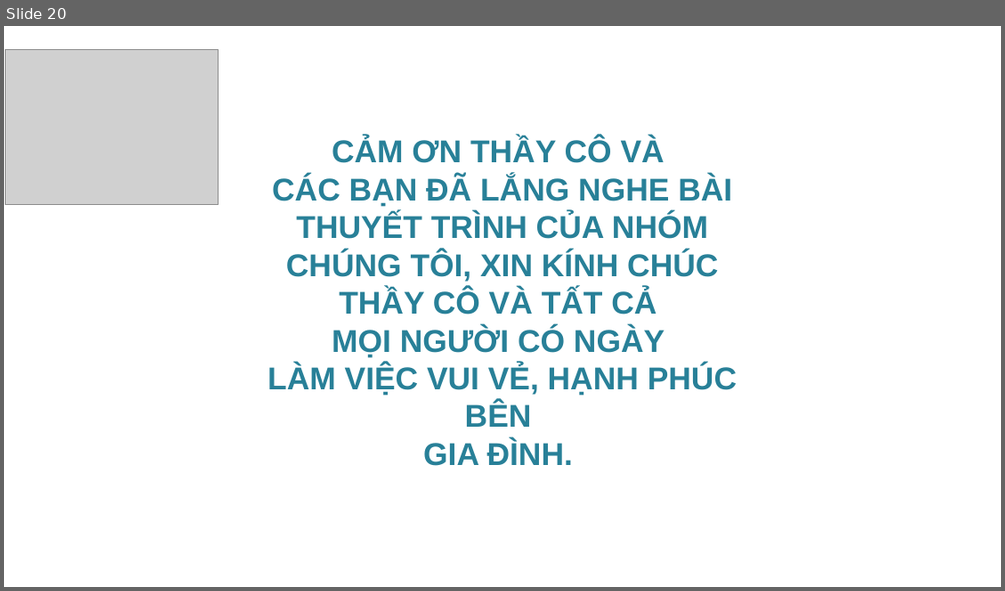
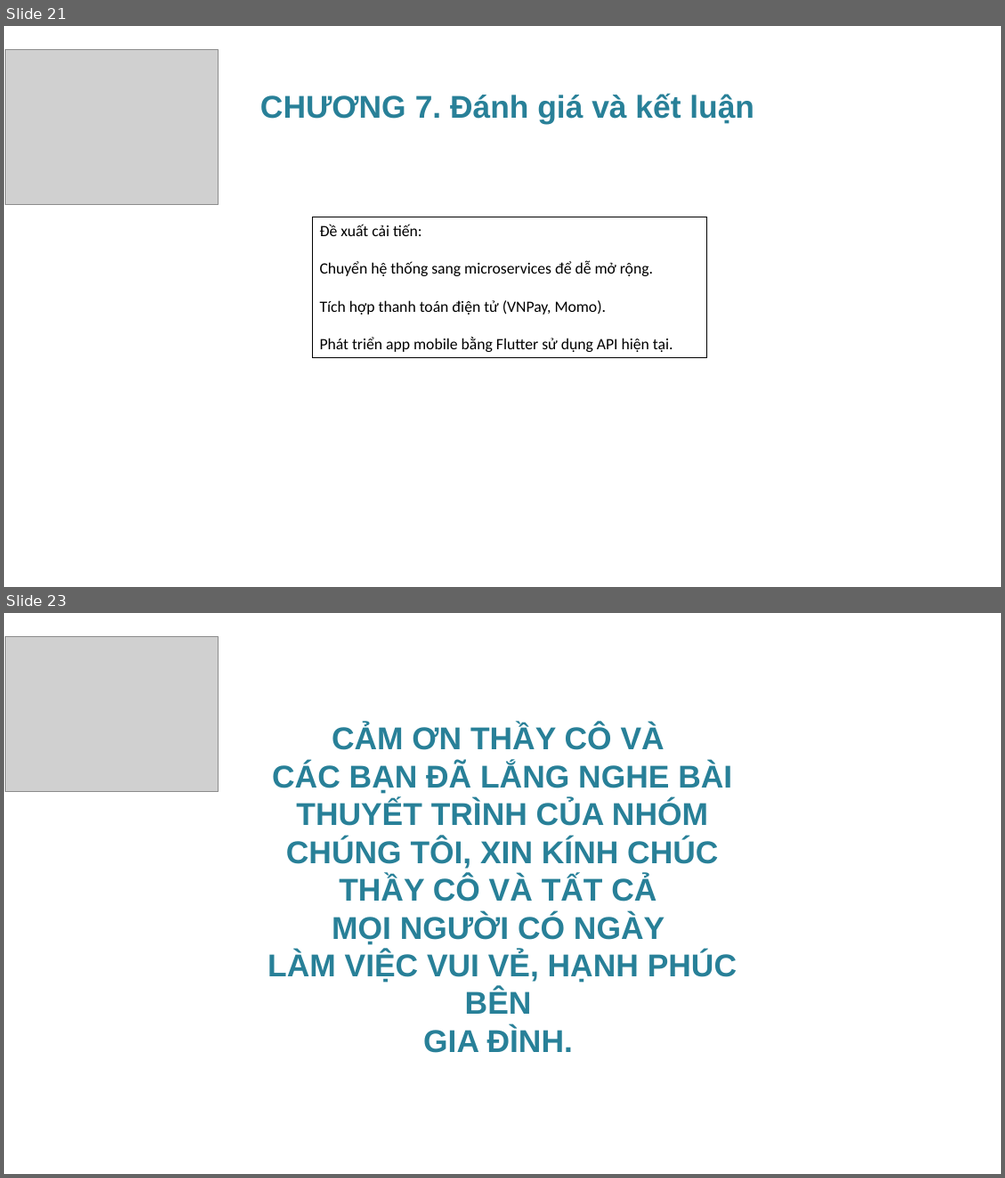
Before and after one commit to KyThuatTVU/DuAn-WebSiteNhaHang, a slide deck: BaoCaoKTM_NhomTripleCode/SlideBaoCaoKetThucMon_Nhom01.pptx. Shown one above the other, each under a label of ours: slide 20 before the commit, slides 21 and 23 after it; the slides between them are not shown. The pictures are 1005x591 and 1005x1178 pixels, drawn with LibreOffice and Linux fonts; fonts in the diff are those of the drawing; grey boxes stand for pictures; background and template pictures are left out. Boxes give left, top, right and bottom in pixels: in the first picture for what was removed or moved away, otherwise in the second. Text is boxed around its words. In the diff, an @@ line names an element or a change of style, - is before the commit and + after.

```diff
--- a/BaoCaoKTM_NhomTripleCode/SlideBaoCaoKetThucMon_Nhom01.pptx
+++ b/BaoCaoKTM_NhomTripleCode/SlideBaoCaoKetThucMon_Nhom01.pptx
@@ slide 21 added at (4, 26, 1001, 587), background picture (left out) @@
@@ picture added at (6, 49, 218, 204) @@
@@ text added at (260, 93, 754, 124), 32 pt, text #288098, bold @@
+CHƯƠNG 7. Đánh giá và kết luận
@@ rectangle added at (313, 217, 706, 358), outline #000000 0.75 pt, 16 pt, text #000000 @@
+Đề xuất cải tiến:
+Chuyển hệ thống sang microservices để dễ mở rộng.
+Tích hợp thanh toán điện tử (VNPay, Momo).
+Phát triển app mobile bằng Flutter sử dụng API hiện tại.
@@ what was slide 20 is now slide 23 @@
```
Also in this commit, not shown: 3 slides changed, 10 other slides added, 8 slides removed, 33 other files.
